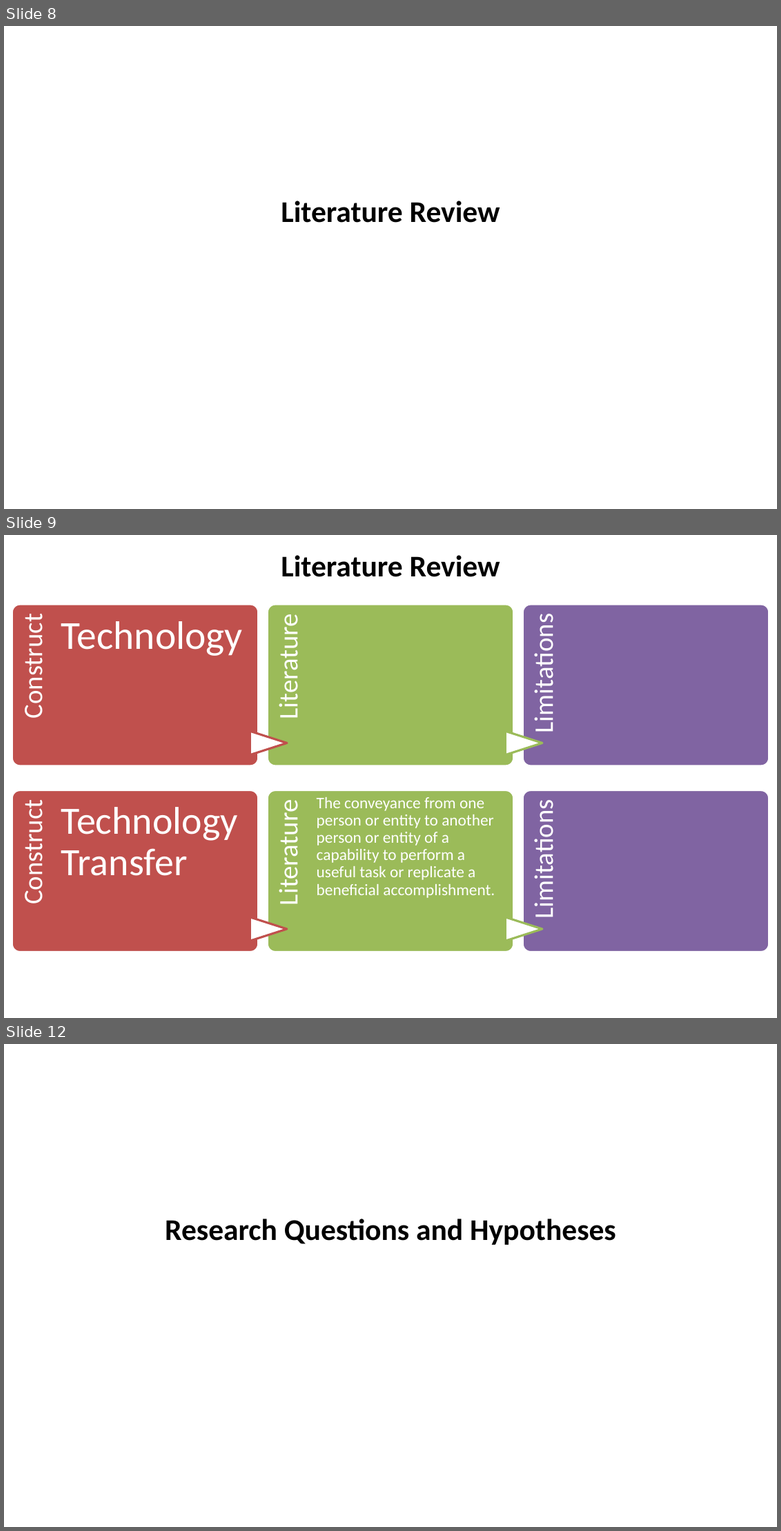
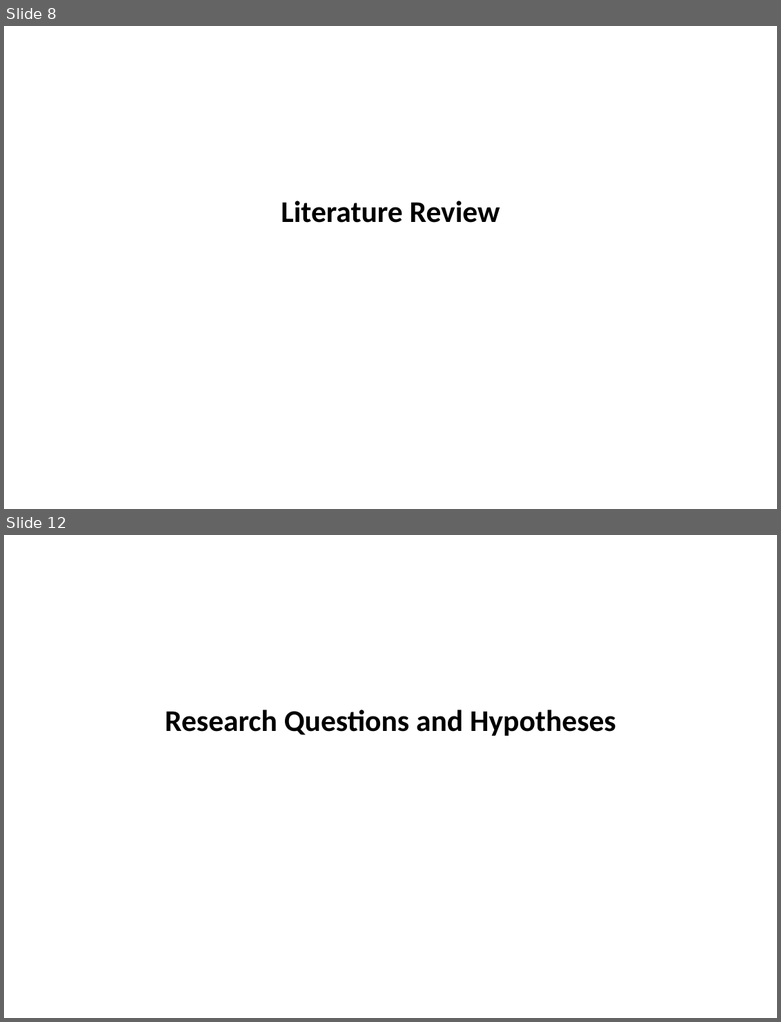
Before and after one commit to SLU-Courses-Townes/SOC5600, a slide deck: FinalProject/Presentation/Townes_SOC5600_FinalProject_Presentation.pptx. Shown one above the other, each under a label of ours: slides 8, 9 and 12 before the commit, slides 8 and 12 after it; the slides between them are not shown. The pictures are 781x1531 and 781x1022 pixels, drawn with LibreOffice and Linux fonts; fonts in the diff are those of the drawing. Boxes give left, top, right and bottom in pixels: in the first picture for what was removed or moved away, otherwise in the second. Text is boxed around its words. In the diff, an @@ line names an element or a change of style, - is before the commit and + after.

Commit message:
Fleshed out literature review section of presentation

```diff
--- a/FinalProject/Presentation/Townes_SOC5600_FinalProject_Presentation.pptx
+++ b/FinalProject/Presentation/Townes_SOC5600_FinalProject_Presentation.pptx
@@ slide 9 removed at [4, 535, 777, 1018], background #FFFFFF @@
@@ text removed at [281, 555, 500, 577] @@
-Literature Review
@@ group removed at [12, 604, 769, 766]: 4 texts, 3 rounded rectangles, 2 flow chart extracts @@
-Construct
-Technology
-Literature
-Limitations
@@ group removed at [12, 790, 769, 952]: 5 texts, 3 rounded rectangles, 2 flow chart extracts @@
-Construct
-Technology Transfer
-Literature
-The conveyance from one person or entity to another person or entity of a capability to perform a useful task or replicate a beneficial accomplishment.
-Limitations
```
Also in this commit, not shown: 9 slides changed, 1 slide added.
